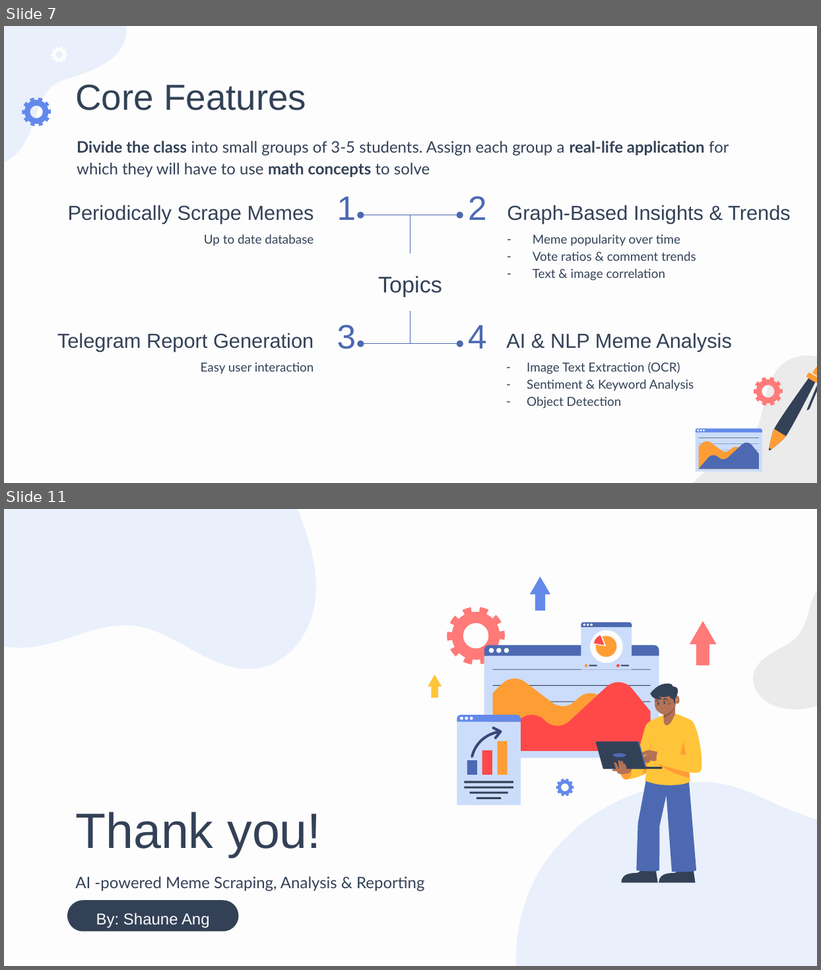
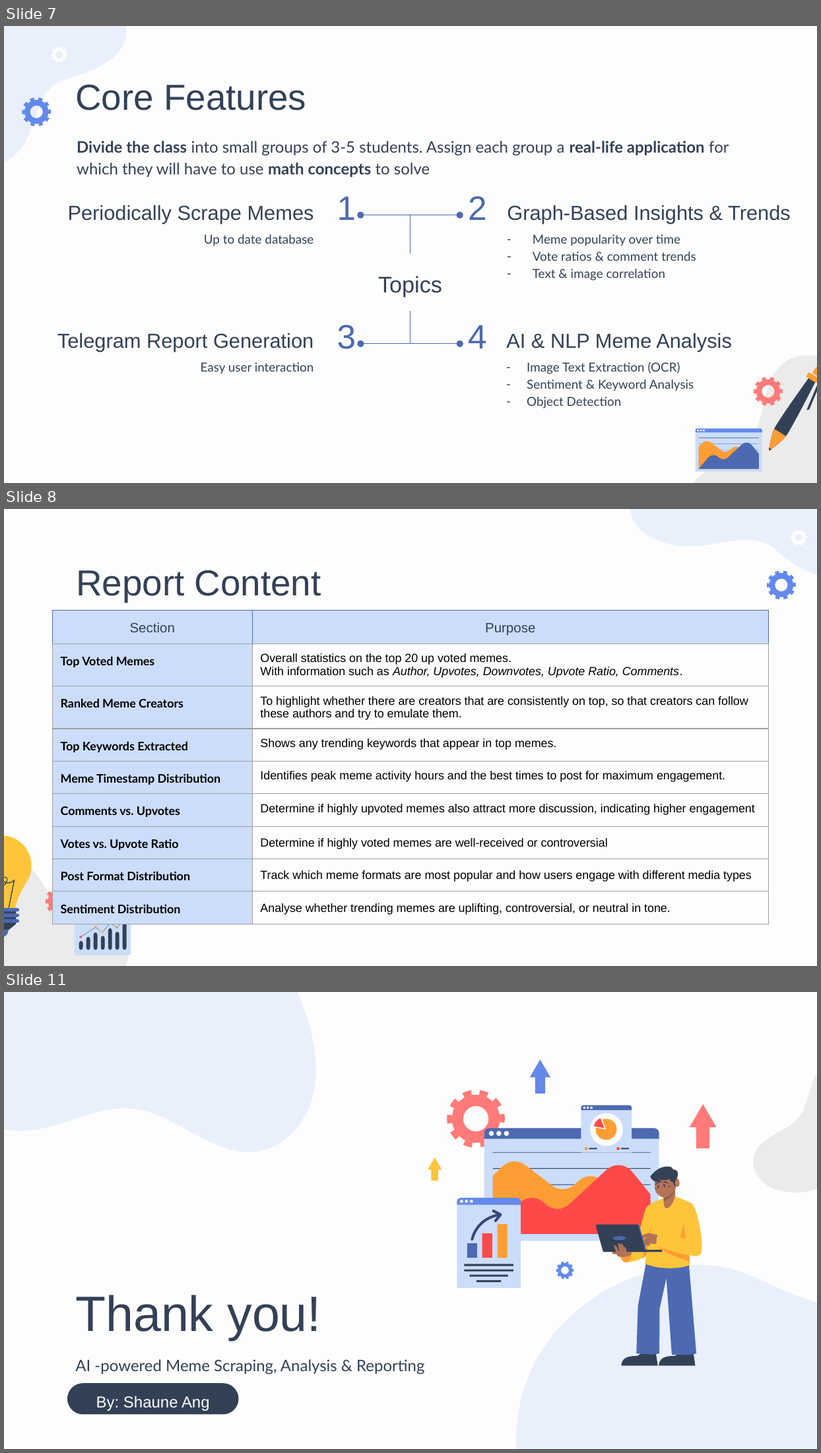
Before and after one commit to shauneang/RedditCrawler, a slide deck: Reddit Memes Slidedeck.pptx. Shown one above the other, each under a label of ours: slides 7 and 11 before the commit, slides 7, 8 and 11 after it; the slides between them are not shown. The pictures are 821x970 and 821x1453 pixels, drawn with LibreOffice and Linux fonts; fonts in the diff are those of the drawing. Boxes give left, top, right and bottom in pixels: in the first picture for what was removed or moved away, otherwise in the second. Text is boxed around its words. In the diff, an @@ line names an element or a change of style, - is before the commit and + after.

```diff
--- a/Reddit Memes Slidedeck.pptx
+++ b/Reddit Memes Slidedeck.pptx
@@ slide 8 added at box(4, 509, 817, 966), background #FDFDFD @@
@@ freeform shape added at box(581, 509, 817, 613), fill #CBDDFA at 39% opacity @@
@@ freeform shape added at box(790, 529, 807, 545), fill #FDFDFD @@
@@ title added at box(76, 570, 321, 602), 32 pt, text #334157 @@
+Report Content
@@ freeform shape added at box(767, 571, 796, 599), fill #6389EB @@
@@ table added at box(53, 610, 769, 918), 9 rows, 2 columns @@
+Section | Purpose
+Top Voted Memes | Overall statistics on the top 20 up voted memes. / With information such as Author, Upvotes, Downvotes, Upvote Ratio, Comments.
+Ranked Meme Creators | To highlight whether there are creators that are consistently on top, so that creators can follow these authors and try to emulate them.
+Top Keywords Extracted | Shows any trending keywords that appear in top memes.
+Meme Timestamp Distribution | Identifies peak meme activity hours and the best times to post for maximum engagement.
+Comments vs. Upvotes | Determine if highly upvoted memes also attract more discussion, indicating higher engagement
+Votes vs. Upvote Ratio | Determine if highly voted memes are well-received or controversial
+Post Format Distribution | Track which meme formats are most popular and how users engage with different media types
+Sentiment Distribution | Analyse whether trending memes are uplifting, controversial, or neutral in tone.
@@ freeform shape added at box(4, 844, 146, 966), fill #EBEBEB @@
@@ freeform shape added at box(46, 887, 75, 916), fill #FF7A78 @@
@@ group added at box(4, 836, 131, 955): 17 freeform shapes, 6 ellipses @@
```
Also in this commit, not shown: 1 slide changed, 1 other slide added, 2 slides removed, 8 other files.
